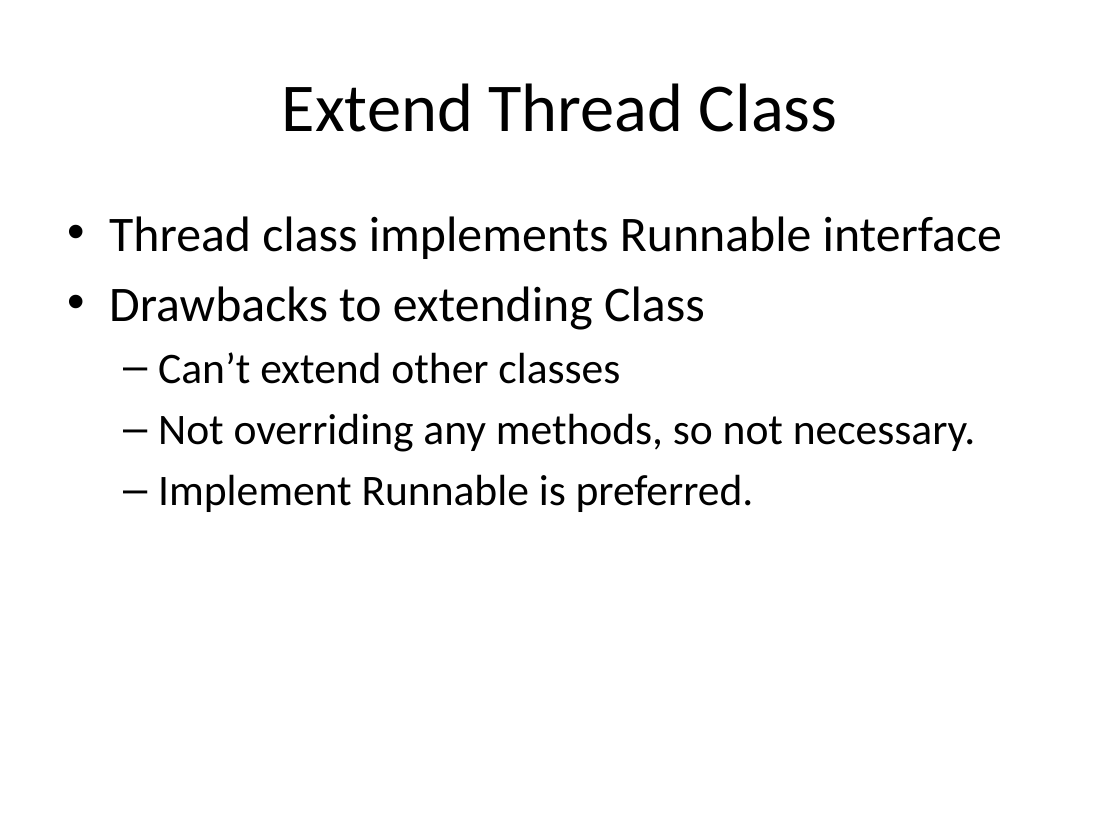
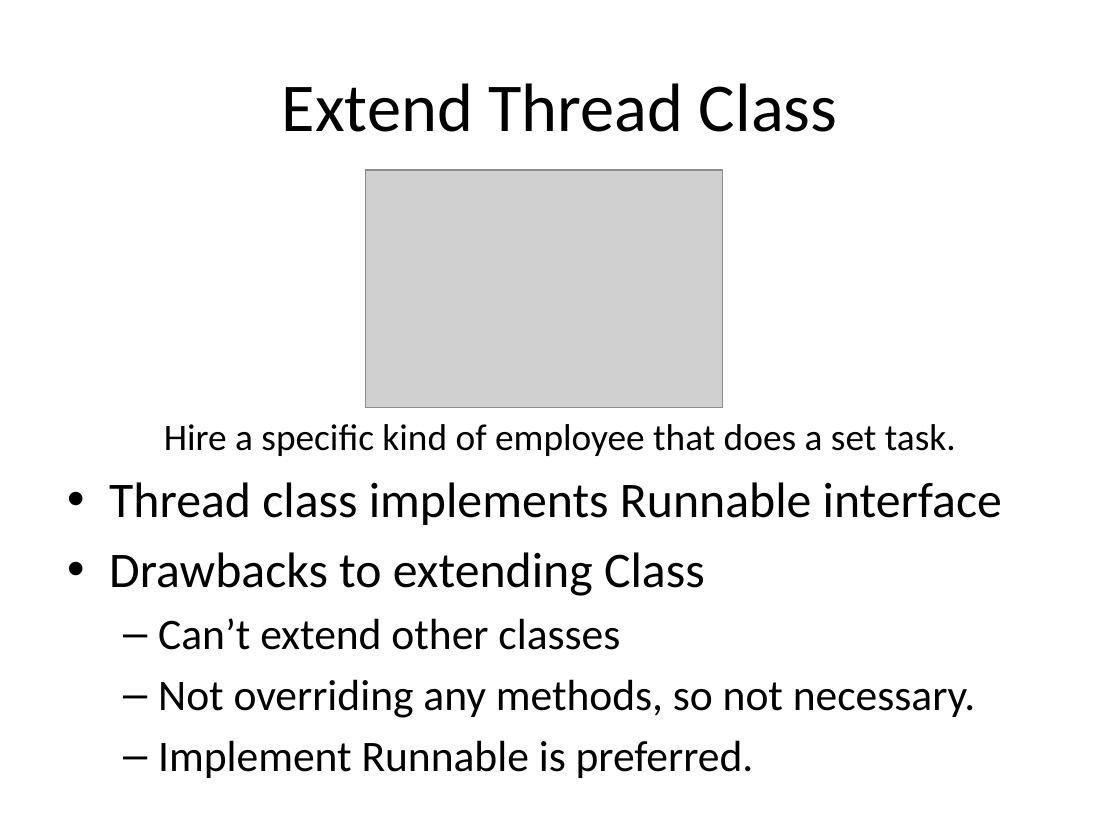
Before and after one commit to Moldenhauer-Rebecca/CIT360-Group2, a slide deck: slide 7 of ThreadsRunnablesExecutors.pptx (slide 8 before the commit). Drawn at 1120x840 pixels with LibreOffice and Linux fonts; fonts in the diff are those of the drawing; grey boxes stand for pictures. Boxes give left, top, right and bottom in pixels: in the first picture for what was removed or moved away, otherwise in the second. Text is boxed around its words. In the diff, an @@ line names an element or a change of style, - is before the commit and + after.

Commit message:
Update Threading Powerpoint

```diff
--- a/ThreadsRunnablesExecutors.pptx
+++ b/ThreadsRunnablesExecutors.pptx
@@ picture added at [366, 170, 722, 408] @@
@@ text "Hire a specific kind of ...": place and size @@
-text "Hire a specific kind of ..." at [109, 216, 1002, 512]
+text "Hire a specific kind of ..." at [109, 424, 1002, 778]
@@ text at [164, 424, 956, 456]: paragraph added @@
+Hire a specific kind of employee that does a set task.
```
Also in this commit, not shown: 5 other slides changed, 3 slides added, 3 slides removed.
